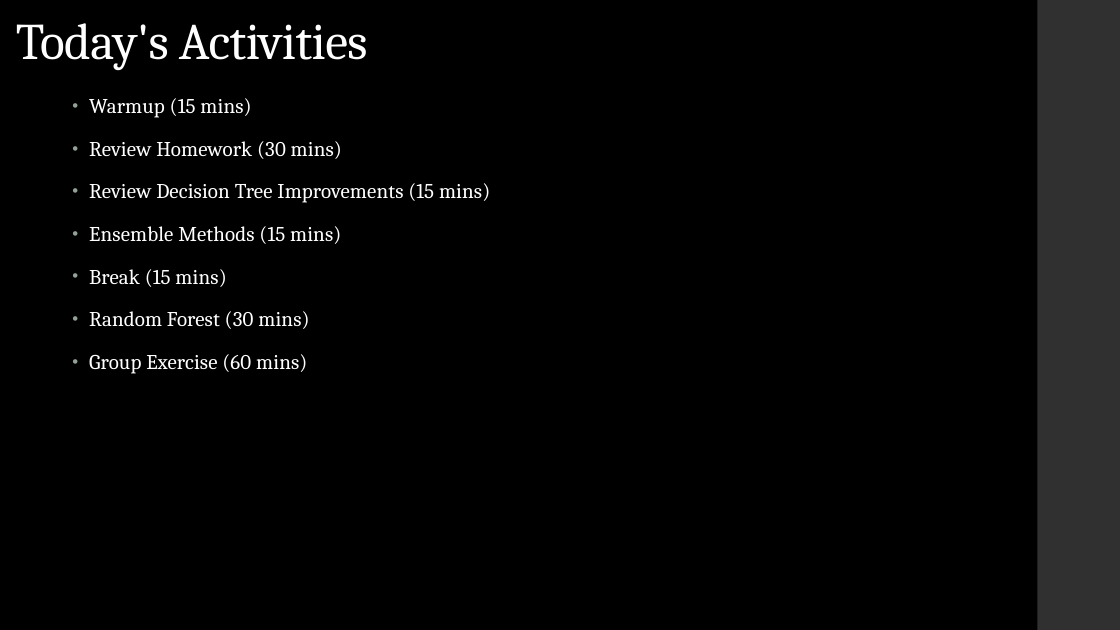
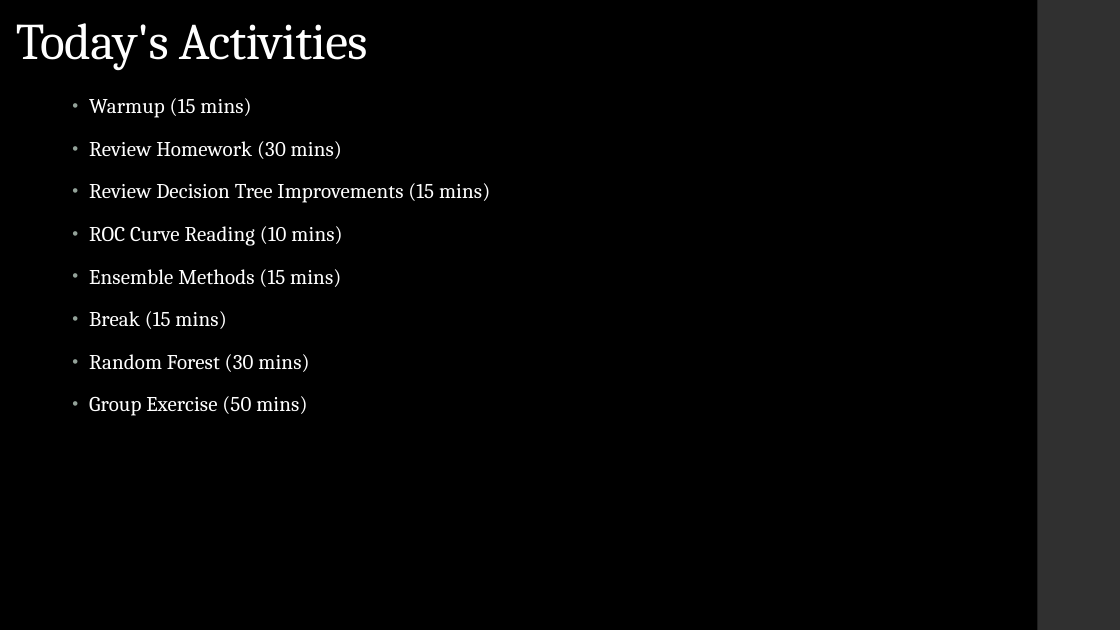
Before and after one commit to LaunchCoderGirlSTL/Data-Science-Assignments, a slide deck: slide 3 of course_material/week_17/week_17_presentation.pptx. Drawn at 1120x630 pixels with LibreOffice and Linux fonts; fonts in the diff are those of the drawing. Boxes give left, top, right and bottom in pixels: in the first picture for what was removed or moved away, otherwise in the second. Text is boxed around its words. In the diff, an @@ line names an element or a change of style, - is before the commit and + after.

Commit message:
roc curve reading

```diff
--- a/course_material/week_17/week_17_presentation.pptx
+++ b/course_material/week_17/week_17_presentation.pptx
@@ text at box(89, 226, 342, 246): paragraph added @@
+• ROC Curve Reading (10 mins)
@@ text at box(89, 396, 307, 416): text changed @@
-• Group Exercise (60 mins)
+• Group Exercise (50 mins)
```
Also in this commit, not shown: 1 slide added, 1 other file.
